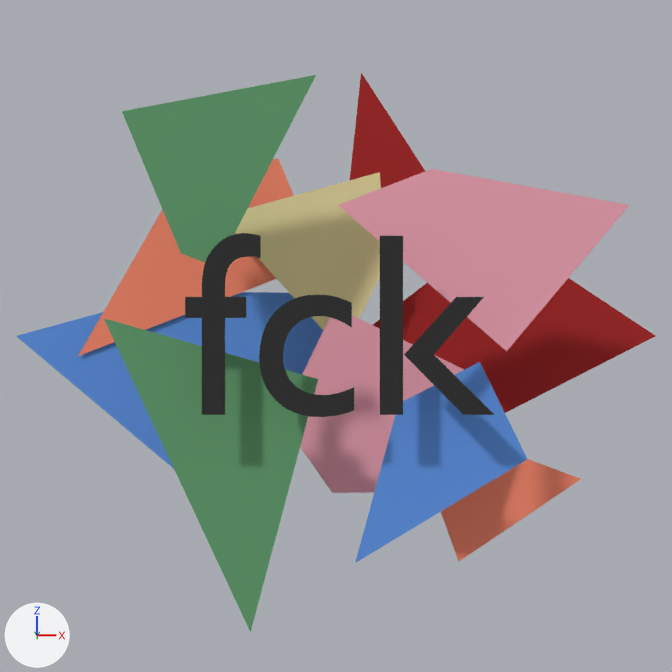
Renders of the Blender file BlenderFiles/file.blend from each side of a commit.
Rendered twice from the file's camera 'Camera'. Lighting does not change. The marker at lower left points along +X, +Y and +Z. Text is drawn in Blender's own font.

In view in the first picture: 'Plane.001_cell.004', 'Plane.001_cell.005', 'Plane.001_cell.007', 'Plane.001_cell.012', 'Plane.001_cell.015', 'Plane.001_cell.016', 'Plane.001_cell.017', 'Plane_cell.010', 'Plane_cell.011', 'Plane_cell.012', 'Plane_cell.015', 'Text'.
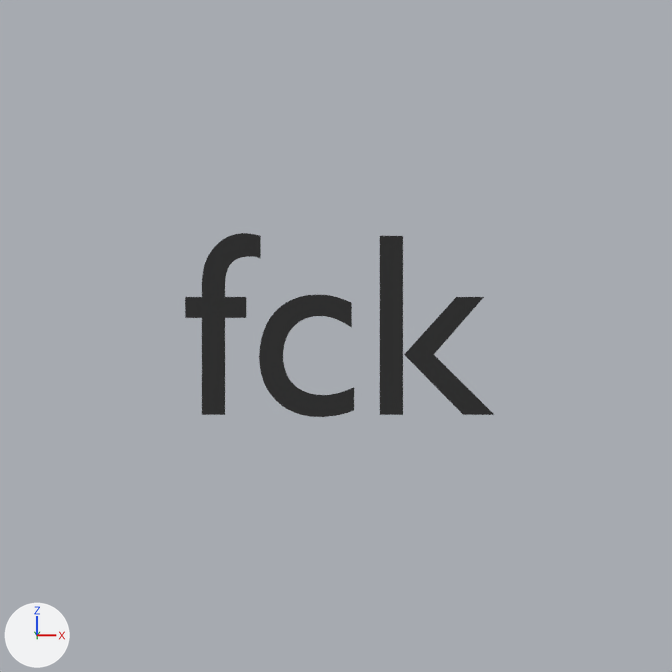
Patch to the scene script:
```diff
--- a/BlenderFiles/file.blend.py
+++ b/BlenderFiles/file.blend.py
@@ ob_plane_001_cell_004 @@
-ob_plane_001_cell_004 = bpy.data.objects.new('Plane.001_cell.004', me_plane_001_cell_003)
-ob_plane_001_cell_004.location = (-2.18, 2.07, 1.73)
@@ ob_plane_001_cell_005 @@
-ob_plane_001_cell_005 = bpy.data.objects.new('Plane.001_cell.005', me_plane_001_cell_013)
-ob_plane_001_cell_005.location = (0.09, 1.52, 1.13)
@@ ob_plane_001_cell_007 @@
-ob_plane_001_cell_007 = bpy.data.objects.new('Plane.001_cell.007', me_plane_001_cell_005)
-ob_plane_001_cell_007.location = (3.06, 2.07, -2.66)
@@ ob_plane_001_cell_012 @@
-ob_plane_001_cell_012 = bpy.data.objects.new('Plane.001_cell.012', me_plane_001_cell_009)
-ob_plane_001_cell_012.location = (0.89, 1.31, -1.85)
@@ ob_plane_001_cell_015 @@
-ob_plane_001_cell_015 = bpy.data.objects.new('Plane.001_cell.015', me_plane_001_cell_012)
-ob_plane_001_cell_015.location = (-1.61, 2.07, -0.31)
@@ ob_plane_001_cell_016 @@
-ob_plane_001_cell_016 = bpy.data.objects.new('Plane.001_cell.016', me_plane_001_cell_015)
-ob_plane_001_cell_016.location = (2.27, 2.23, 2.74)
@@ ob_plane_001_cell_017 @@
-ob_plane_001_cell_017 = bpy.data.objects.new('Plane.001_cell.017', me_plane_001_cell_017)
-ob_plane_001_cell_017.location = (2.59, 2.07, 0.1)
@@ ob_plane_cell_010 @@
-ob_plane_cell_010 = bpy.data.objects.new('Plane_cell.010', me_plane_cell_006)
-ob_plane_cell_010.location = (2.3, 0.0, 1.16)
@@ ob_plane_cell_011 @@
-ob_plane_cell_011 = bpy.data.objects.new('Plane_cell.011', me_plane_cell_007)
-ob_plane_cell_011.location = (0.24, -0.02, -2.17)
@@ ob_plane_cell_012 @@
-ob_plane_cell_012 = bpy.data.objects.new('Plane_cell.012', me_plane_cell_008)
-ob_plane_cell_012.location = (2.25, -0.02, -2.2)
@@ ob_plane_cell_015 @@
-ob_plane_cell_015 = bpy.data.objects.new('Plane_cell.015', me_plane_cell_011)
-ob_plane_cell_015.location = (-1.95, 0.0, 3.12)
```

Location of each change, (x1, y1, x2, y2) in pixels of the pictures (672 x 672 px):
'Plane_cell.011', deleted (green)
    before: (104, 319, 318, 632)
'Plane_cell.010', deleted (pink)
    before: (338, 169, 629, 351)
'Plane_cell.015', deleted (green)
    before: (122, 75, 316, 262)
'Plane_cell.012', deleted (blue)
    before: (355, 362, 527, 563)
'Plane.001_cell.017', deleted (red)
    before: (373, 278, 655, 413)
'Plane.001_cell.005', deleted (beige)
    before: (235, 172, 381, 330)
'Plane.001_cell.012', deleted (pink)
    before: (300, 315, 464, 493)
'Plane.001_cell.015', deleted (blue)
    before: (17, 292, 323, 469)
'Plane.001_cell.004', deleted (orange)
    before: (78, 158, 294, 356)
'Plane.001_cell.007', deleted (orange)
    before: (441, 459, 581, 561)
'Plane.001_cell.016', deleted (red)
    before: (350, 73, 425, 188)
